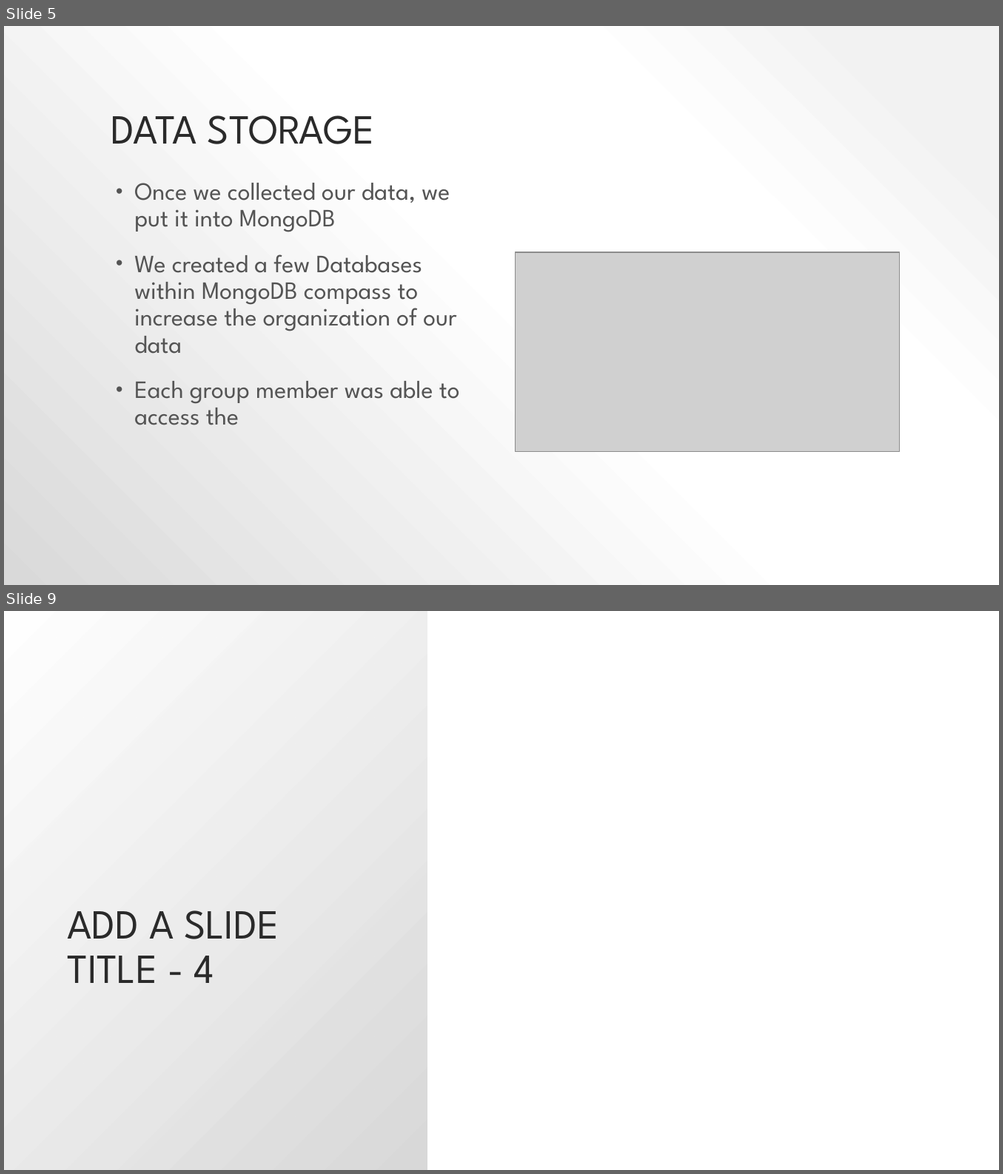
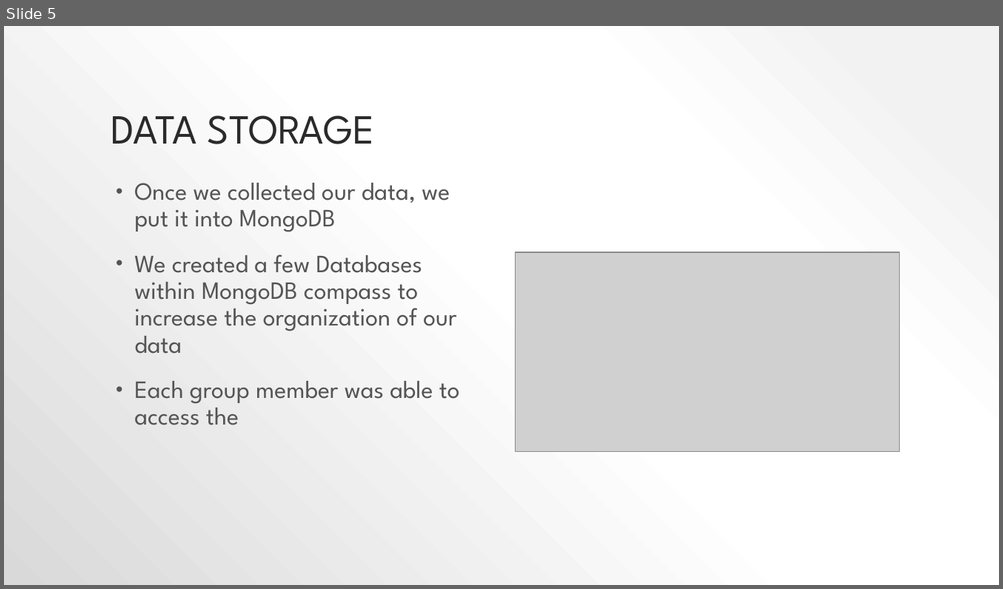
Before and after one commit to MaisieDeGraaf/housing-project-3, a slide deck: Project 3 Presenation.pptx. Shown one above the other, each under a label of ours: slides 5 and 9 before the commit, slide 5 after it; the slides between them are not shown. The pictures are 1003x1174 and 1003x589 pixels, drawn with LibreOffice and Linux fonts; fonts in the diff are those of the drawing; grey boxes stand for pictures. Boxes give left, top, right and bottom in pixels: in the first picture for what was removed or moved away, otherwise in the second. Text is boxed around its words. In the diff, an @@ line names an element or a change of style, - is before the commit and + after.

```diff
--- a/Project 3 Presenation.pptx
+++ b/Project 3 Presenation.pptx
@@ slide 9 removed at box(4, 611, 999, 1170), background #FFFFFF @@
@@ rectangle removed at box(4, 611, 427, 1170) @@
@@ title removed at box(68, 911, 279, 983) @@
-ADD A SLIDE TITLE - 4
```
Also in this commit, not shown: 2 slides changed, 4 slides added, 2 other slides removed.
